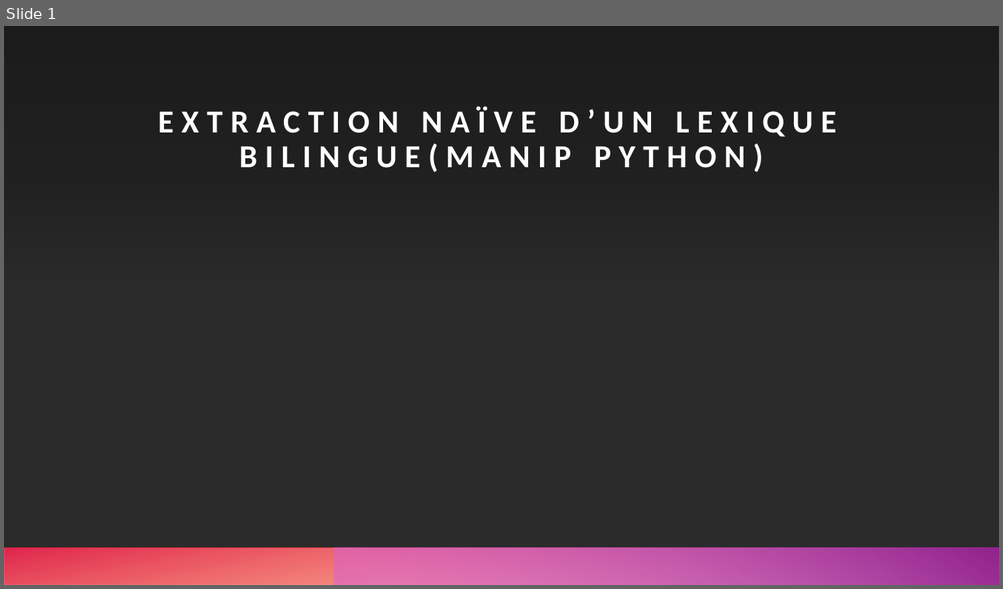
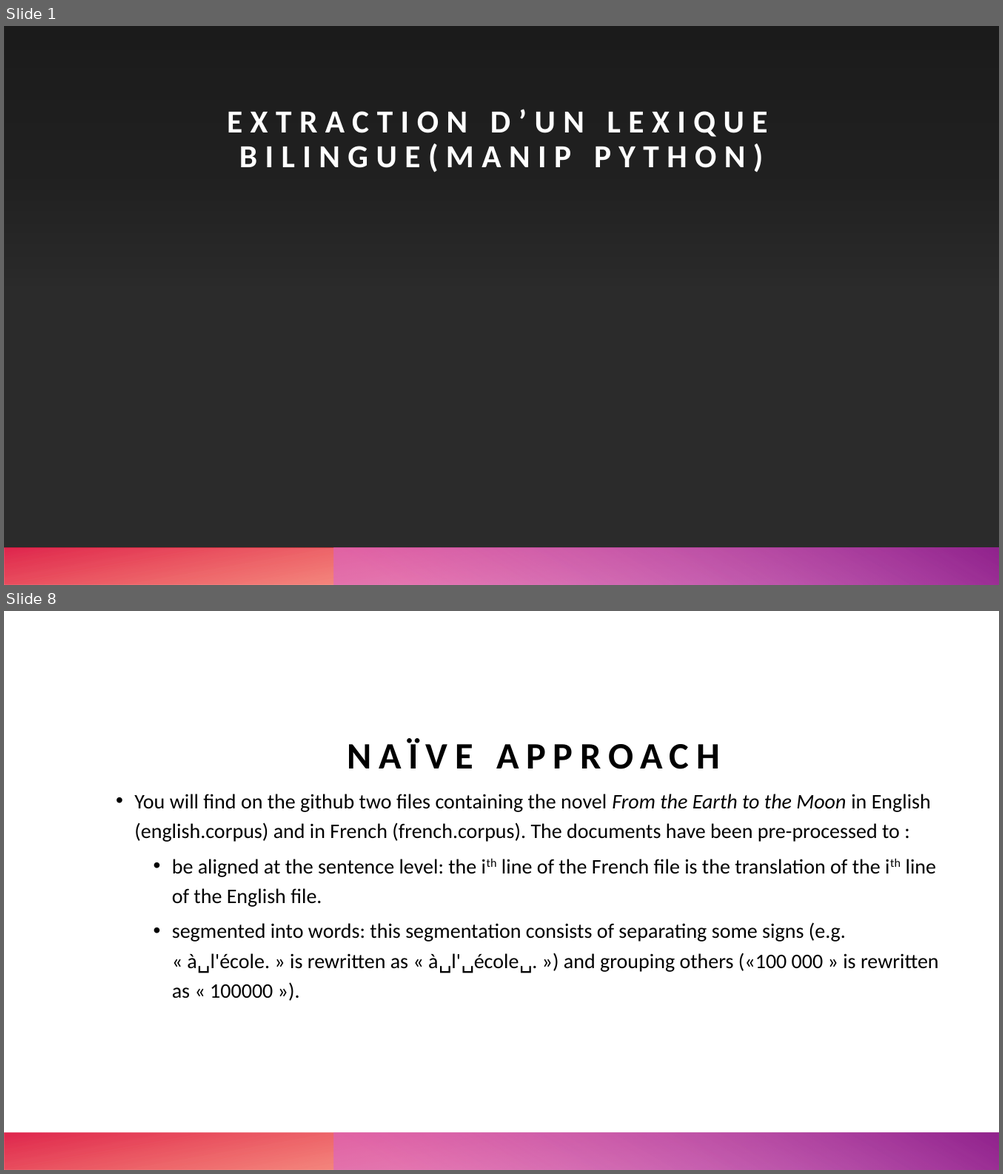
Before and after one commit to armandstrickernlp/NLP_Inalco, a slide deck: slides/S1_cours5.pptx. Shown one above the other, each under a label of ours: slide 1 before the commit, slides 1 and 8 after it; the slides between them are not shown. The pictures are 1003x589 and 1003x1174 pixels, drawn with LibreOffice and Linux fonts; fonts in the diff are those of the drawing; background and template pictures are left out; a plain dark background stands for a picture behind light text. Boxes give left, top, right and bottom in pixels: in the first picture for what was removed or moved away, otherwise in the second. Text is boxed around its words. In the diff, an @@ line names an element or a change of style, - is before the commit and + after.

```diff
--- a/slides/S1_cours5.pptx
+++ b/slides/S1_cours5.pptx
@@ slide 8 added at (4, 611, 999, 1170), background #FFFFFF; not listed: 1 template element that a slide beside it also shows @@
@@ title added at (347, 738, 720, 769), 36 pt, text #000000, bold @@
+NAÏVE APPROACH
@@ text added at (134, 794, 939, 999), 20 pt, text #000000 @@
+• You will find on the github two files containing the novel From the Earth to the Moon in English (english.corpus) and in French (french.corpus). The documents have been pre-processed to :
+  • be aligned at the sentence level: the ith line of the French file is the translation of the ith line of the English file.
+  • segmented into words: this segmentation consists of separating some signs (e.g. « à␣l'école. » is rewritten as « à␣l'␣école␣. ») and grouping others («100 000 » is rewritten as « 100000 »).
@@ rectangle added at (4, 1133, 999, 1170), fill gradient #FE4A00 to #DA002F @@
@@ slide 1 changed as well @@
@@ title at (227, 109, 768, 173): text changed @@
-EXTRACTION NAÏVE D’UN LEXIQUE BILINGUE(MANIP PYTHON)
+EXTRACTION D’UN LEXIQUE BILINGUE(MANIP PYTHON)
```
Also in this commit, not shown: 10 other slides added, 1 slide removed.
